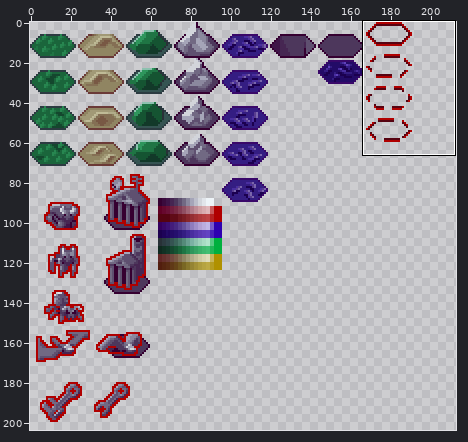
One commit to this sprite sheet: game/png/game.png. Above: a wide view before the commit, with the close-up outlined.
Close-up. Before the edit:
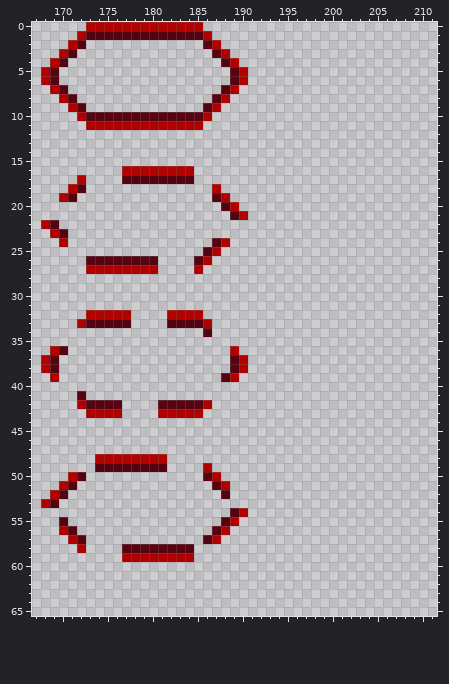
The file is 238x230 pixels. Pixels under 10% opacity are left out. Colours within 5 levels of each other are drawn and written as one. Shown: x 167..211, y 0..65. The wide view leaves out empty margins.
And afterwards:
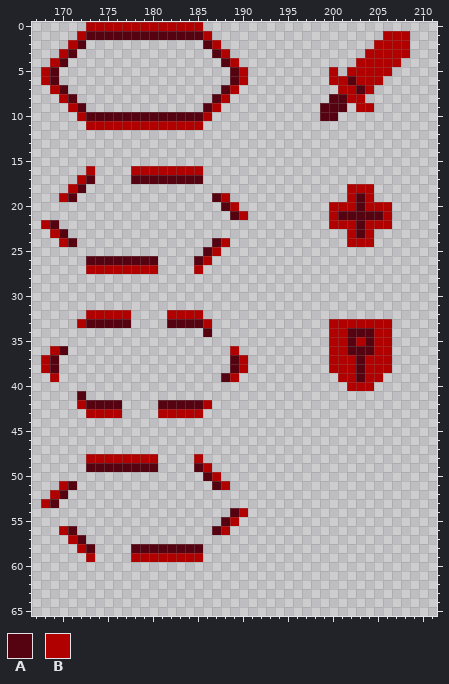
Palette (. is transparent): A #560311  B #b00000
What changed:
There is now colour A in row 6 at x 202; in row 7 at x 203; in row 8 at x 200 to 201; in row 9 at x 199 to 201; in row 10 at x 199 to 200; in row 17 at x 173 and 185.
There is now colour A in rows 19 to 20 at x 203; in row 21 at x 201 to 205; in rows 22 to 23 at x 203; in row 24 at x 171; in row 34 at x 202 to 204; in row 35 at x 202 and 204.
There is now colour A in row 36 at x 202 to 204; in rows 37 to 39 at x 203; in row 49 at x 173 and 185; in row 58 at x 173 and 185.
There is now colour B in row 1 at x 206 to 208; in row 2 at x 205 to 208; in row 3 at x 204 to 208; in row 4 at x 203 to 207; in row 5 at x 200 and 202 to 206; in row 6 at x 200 to 201 and 203 to 205.
There is now colour B in row 7 at x 201 to 202 and 204; in row 8 at x 202 to 203; in row 9 at x 203 to 204; in row 16 at x 173 and 185; in row 18 at x 202 to 204; in row 19 at x 202 and 204.
There is now colour B in row 20 at x 200 to 202 and 204 to 206; in row 21 at x 200 and 206; in row 22 at x 200 to 202 and 204 to 206; in row 23 at x 202 and 204; in row 24 at x 202 to 204; in row 33 at x 200 to 206.
There is now colour B in row 34 at x 200 to 201 and 205 to 206; in row 35 at x 200 to 201, 203 and 205 to 206; in row 36 at x 200 to 201 and 205 to 206; in rows 37 to 38 at x 200 to 202 and 204 to 206; in row 39 at x 201 to 202 and 204 to 205; in row 40 at x 202 to 204.
There is now colour B in row 48 at x 173 and 185; in row 59 at x 173 and 185.
Colour A is gone in row 17 at x 177; in row 49 at x 181; in row 50 at x 172; in row 52 at x 188; in row 55 at x 170; in row 57 at x 186.
Colour A is gone in row 58 at x 177.
Colour B is gone in row 16 at x 177; in row 18 at x 187; in row 48 at x 181; in row 50 at x 171; in row 57 at x 187; in row 59 at x 177.
